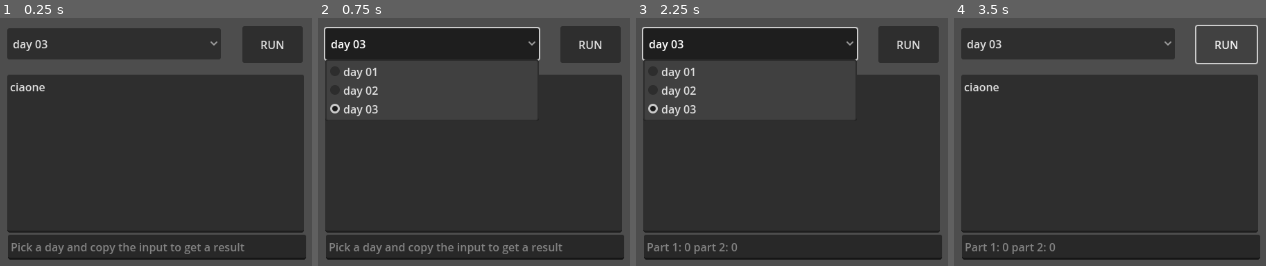
Above: before the commit, frames 1-4 (left to right).
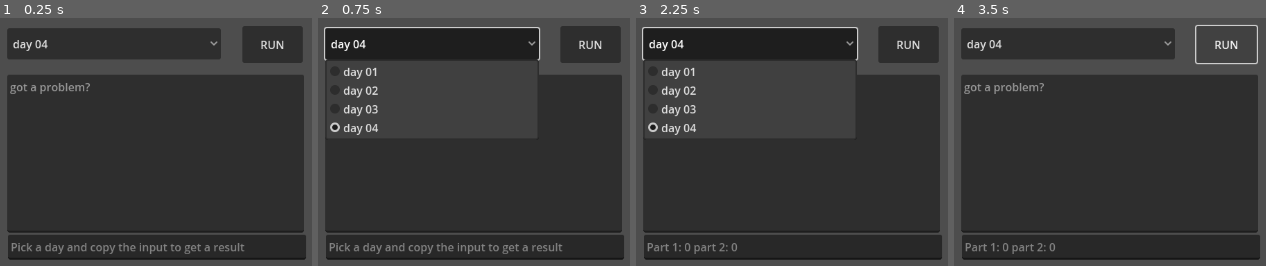
Above: after the commit, the same moments.

Repository: jacopofar/advent2024-godot
Game: Godot game, scene res://day_selector.tscn
Two runs of this game, one before a commit and one after it. Both use one fixed random seed, a clock stepped at 60 frames per second and the inputs below.
Inputs:
- Up to frame 1 (0.25 s): no input
- Up to frame 2 (0.75 s): click "day 03" (after the commit: "day 04") at 0.5 s
- Up to frame 3 (2.25 s): click "RUN" at 1.25 s; click "day 03" (after the commit: "day 04") at 2 s
- Up to frame 4 (3.5 s): click "RUN" at 2.75 s

The runs differ from the first frame. In frame 1, 0.5% of the frame differs, in the area x 3-29%, y 8-31%; in frame 2, 0.5%; in frame 3, 0.5%; in frame 4, 0.5%.

Commit message:
Add day 4

Diff:
--- /dev/null
+++ b/day04.tscn
@@ -0,0 +1,6 @@
+[gd_scene load_steps=2 format=3 uid="uid://cuwttxinsb7l4"]
+
+[ext_resource type="Script" uid="uid://p63h00ylprt2" path="res://day_04.gd" id="1_fph4q"]
+
+[node name="Day04" type="Node2D"]
+script = ExtResource("1_fph4q")
--- /dev/null
+++ b/day_04.gd
@@ -0,0 +1,55 @@
+extends Node2D
+
+func count_words(lines: PackedStringArray, word: String) -> int:
+	var dirs = [
+		Vector2i(1, 0),
+		Vector2i(1, 1),
+		Vector2i(0, 1),
+		Vector2i(-1, 1),
+		Vector2i(-1, 0),
+		Vector2i(-1, -1),
+		Vector2i(0, -1),
+		Vector2i(1, -1),
+	]
+	var WORD = word.split()
+	var count = 0
+	for r in range(len(lines)):
+		for c in range(len(lines[0])):
+			for dir in dirs:
+				var found: bool = true
+				for li in range(len(WORD)):
+					if (r + dir.x * li) < 0 or (r + dir.x * li) >= len(lines):
+						found = false
+						break
+					if (c + dir.y * li) < 0 or (c + dir.y * li) >= len(lines[0]):
+						found = false
+						break
+					if lines[r + dir.x * li][c + dir.y * li] != WORD[li]:
+						found = false
+						break
+				if found:
+					count += 1
+	return count
+
+func count_x_mas(lines: PackedStringArray) -> int:
+	var count = 0
+	for r in range(1, len(lines) - 1):
+		for c in range(1, len(lines[0]) - 1):
+			if lines[r][c] != 'A':
+				continue
+			if not ((lines[r - 1][c - 1] == 'M' and lines[r + 1][c + 1] == 'S') or (lines[r - 1][c - 1] == 'S' and lines[r + 1][c + 1] == 'M')):
+				continue
+			if not ((lines[r - 1][c + 1] == 'M' and lines[r + 1][c - 1] == 'S') or (lines[r - 1][c + 1] == 'S' and lines[r + 1][c - 1] == 'M')):
+				continue
+			count += 1
+	return count
+
+
+func solve(input: String) -> void:
+	#print("asked to solve", input)
+	var lines = input.split("\n", false)
+	#print(lines)
+	#print("---")
+	var tot1 = count_words(lines, "XMAS")
+	var tot2 = count_x_mas(lines)
+	get_parent().set_solution("Part 1: {0} part 2: {1}".format([tot1, tot2]))
--- a/day_selector.tscn
+++ b/day_selector.tscn
@@ -10,22 +10,23 @@
 offset_top = 89.0
 offset_right = 512.0
 offset_bottom = 317.0
-text = "ciaone"
-placeholder_text = "ciaone"
+placeholder_text = "got a problem?"
 
 [node name="DaySelector" type="OptionButton" parent="."]
 offset_left = 84.0
 offset_top = 22.0
 offset_right = 392.0
 offset_bottom = 67.0
-selected = 2
-item_count = 3
+selected = 3
+item_count = 4
 popup/item_0/text = "day 01"
 popup/item_0/id = 0
 popup/item_1/text = "day 02"
 popup/item_1/id = 1
 popup/item_2/text = "day 03"
 popup/item_2/id = 2
+popup/item_3/text = "day 04"
+popup/item_3/id = 3
 
 [node name="Button" type="Button" parent="."]
 anchors_preset = 8
Not shown, added: day_04.gd.uid
Not shown, changed: README.md
